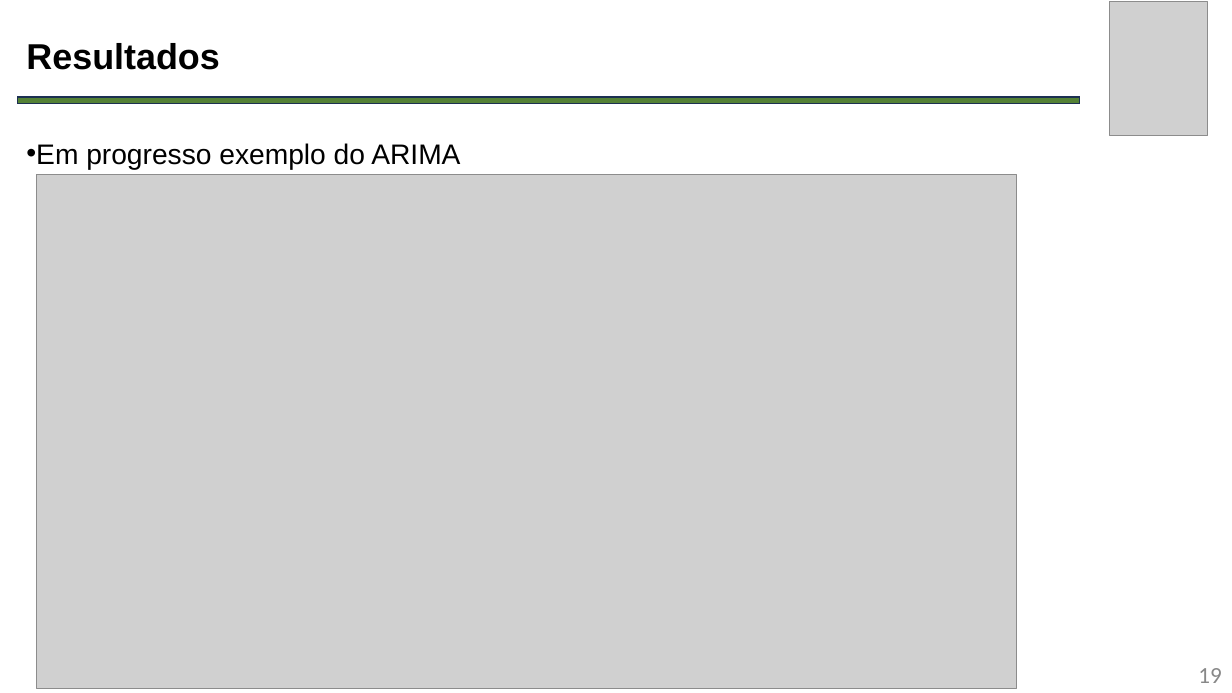
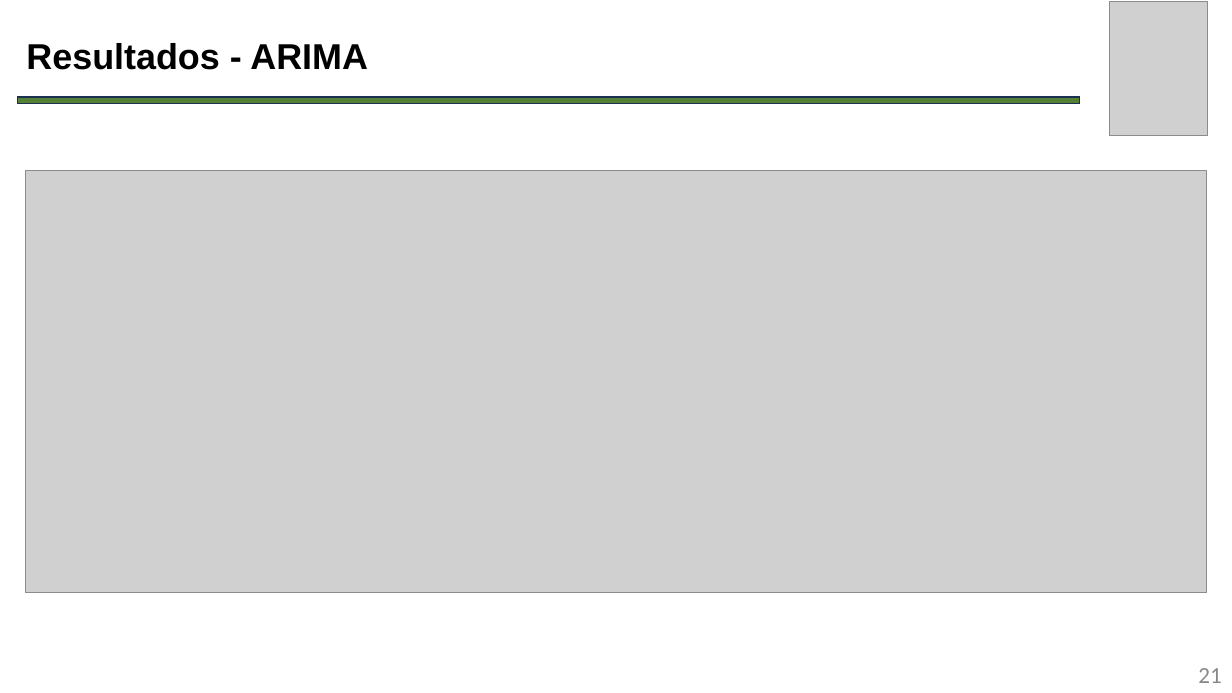
Before and after one commit to leonilso/TCC-UFFS-IA-PIB, a slide deck: slide 21 of Apresentação.pptx (slide 19 before the commit). Drawn at 1232x693 pixels with LibreOffice and Linux fonts; fonts in the diff are those of the drawing; grey boxes stand for pictures. Boxes give left, top, right and bottom in pixels: in the first picture for what was removed or moved away, otherwise in the second. Text is boxed around its words. In the diff, an @@ line names an element or a change of style, - is before the commit and + after.

```diff
--- a/Apresentação.pptx
+++ b/Apresentação.pptx
@@ title at <box>26,43,368,70</box>: text changed @@
-Resultados
+Resultados - ARIMA
@@ text removed at <box>26,143,460,169</box> @@
-• Em progresso exemplo do ARIMA
@@ picture: place and size @@
-picture at <box>37,175,1017,689</box>
+picture at <box>26,170,1206,592</box>
@@ page number at <box>1198,668,1221,683</box>: text changed @@
-19
+21
```
Also in this commit, not shown: 23 slides added, 2 other files.
